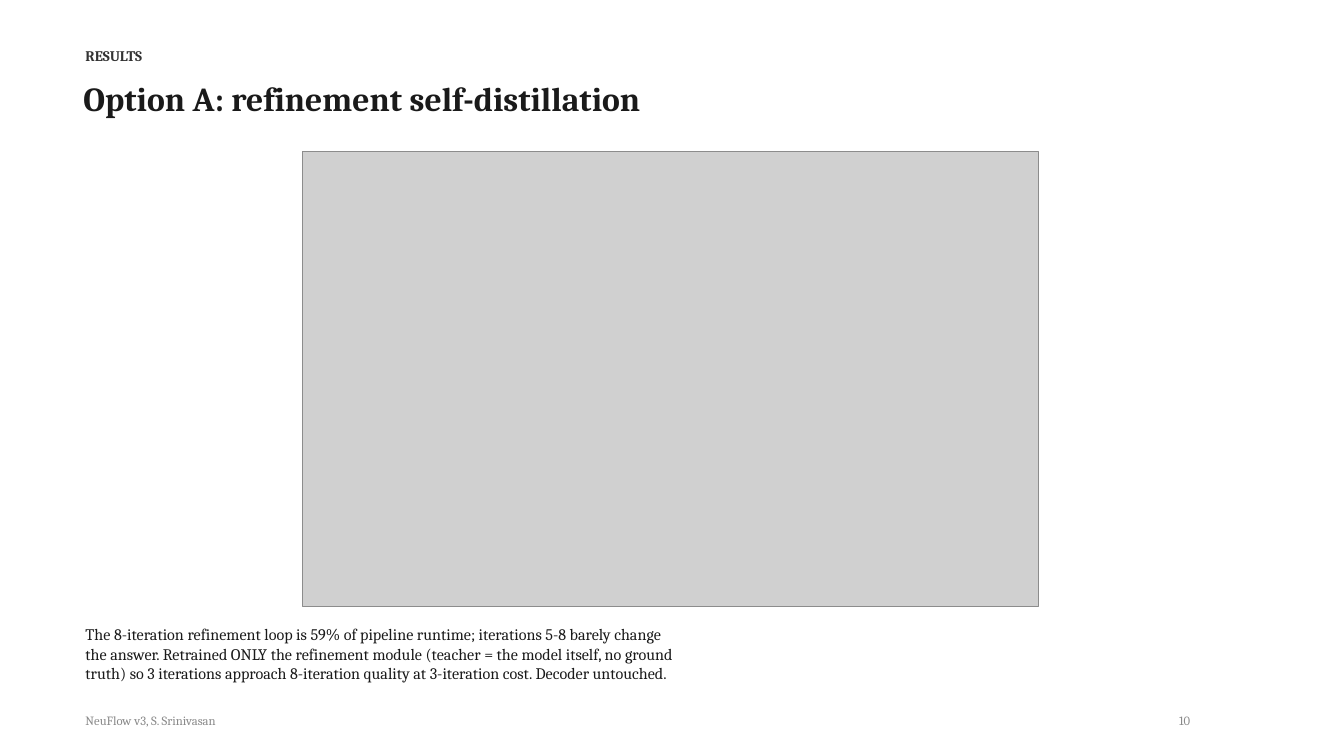
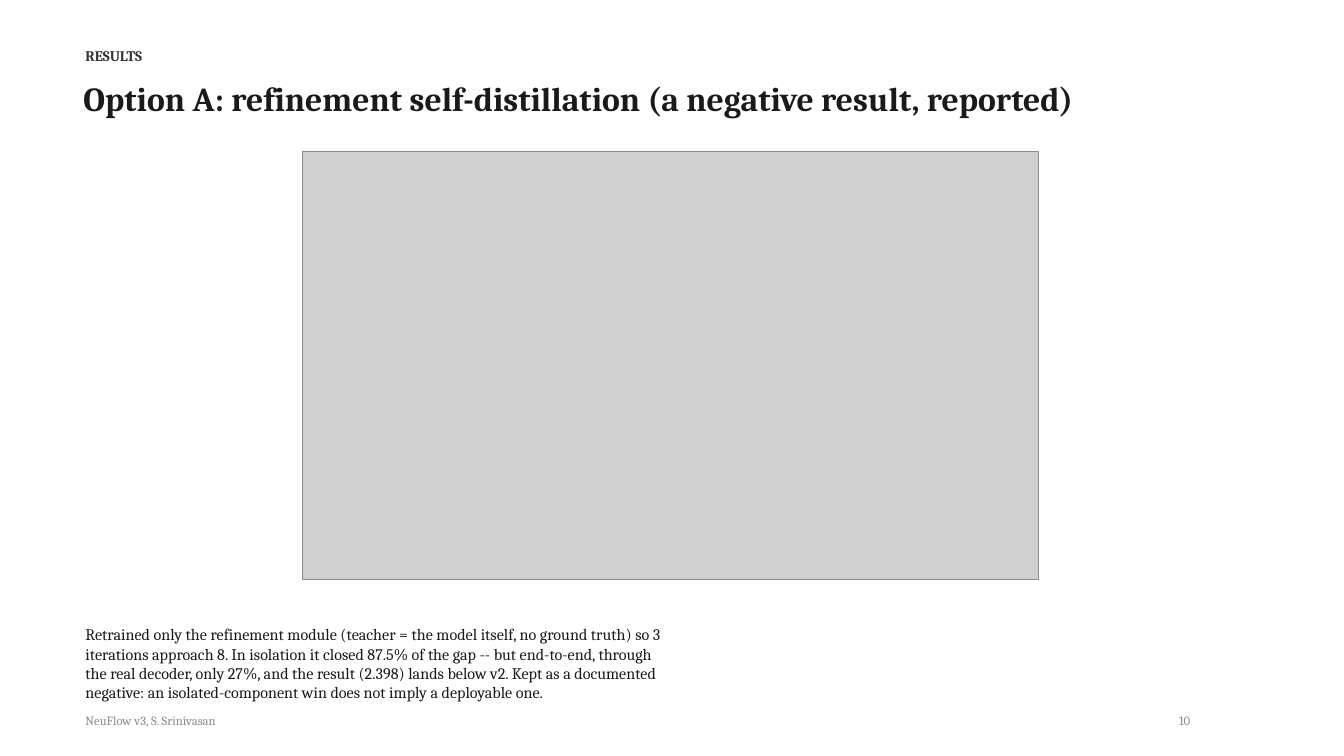
Before and after one commit to shrirag10/Neuflowv3, a slide deck: slide 10 of docs/NeuFlow_v3_status.pptx. Drawn at 1344x756 pixels with LibreOffice and Linux fonts; fonts in the diff are those of the drawing; grey boxes stand for pictures. Boxes give left, top, right and bottom in pixels: in the first picture for what was removed or moved away, otherwise in the second. Text is boxed around its words. In the diff, an @@ line names an element or a change of style, - is before the commit and + after.

```diff
--- a/docs/NeuFlow_v3_status.pptx
+++ b/docs/NeuFlow_v3_status.pptx
@@ text at (83,86,1073,119): text changed @@
-Option A: refinement self-distillation
+Option A: refinement self-distillation (a negative result, reported)
@@ picture: place and size @@
-picture at (302,151,1038,607)
+picture at (302,151,1038,580)
@@ text at (85,628,660,702): text changed @@
-The 8-iteration refinement loop is 59% of pipeline runtime; iterations 5-8 barely change
-the answer. Retrained ONLY the refinement module (teacher = the model itself, no ground
-truth) so 3 iterations approach 8-iteration quality at 3-iteration cost. Decoder untouched.
+Retrained only the refinement module (teacher = the model itself, no ground truth) so 3
+iterations approach 8. In isolation it closed 87.5% of the gap -- but end-to-end, through
+the real decoder, only 27%, and the result (2.398) lands below v2. Kept as a documented
+negative: an isolated-component win does not imply a deployable one.
```
Also in this commit, not shown: 13 other files.
